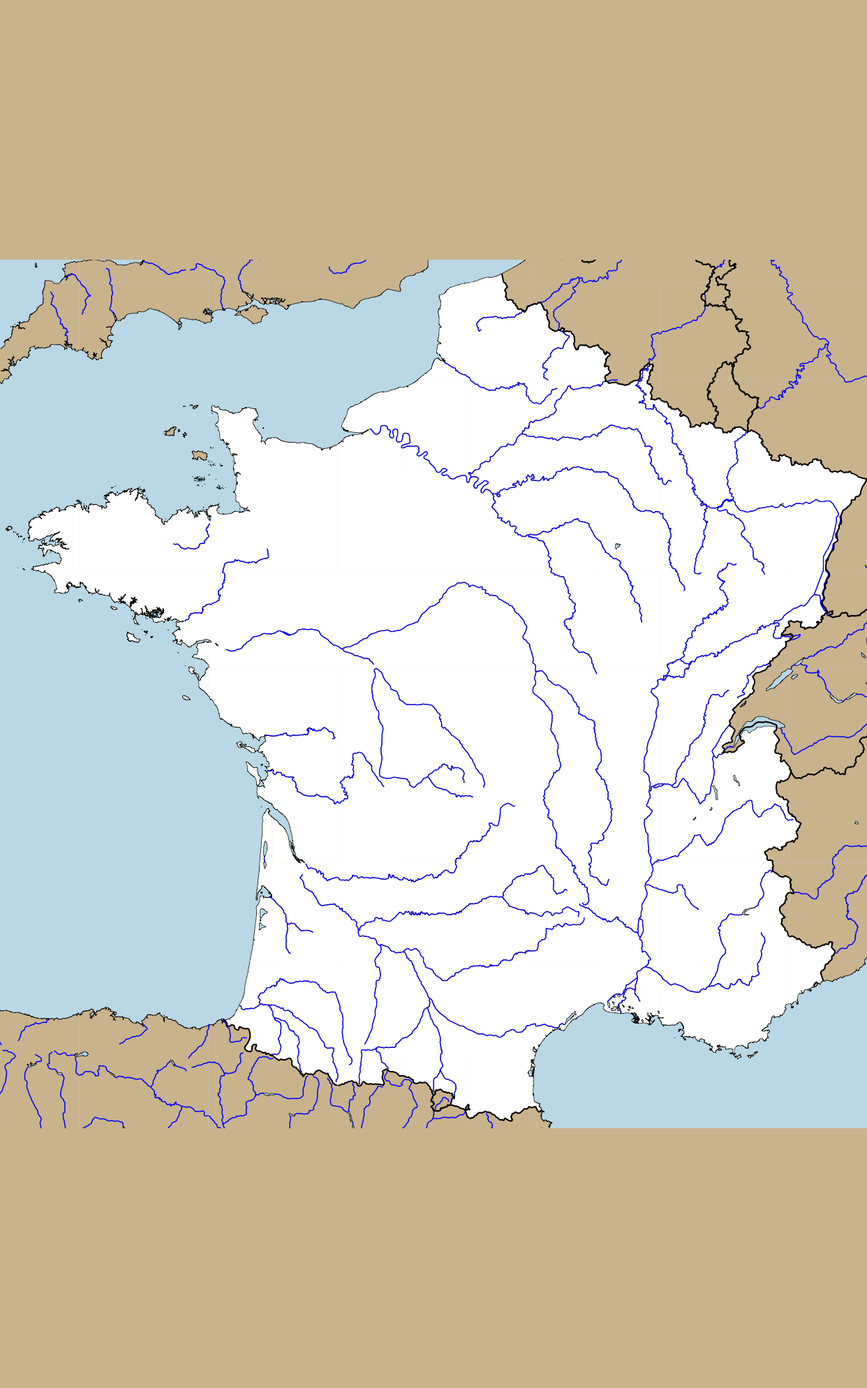
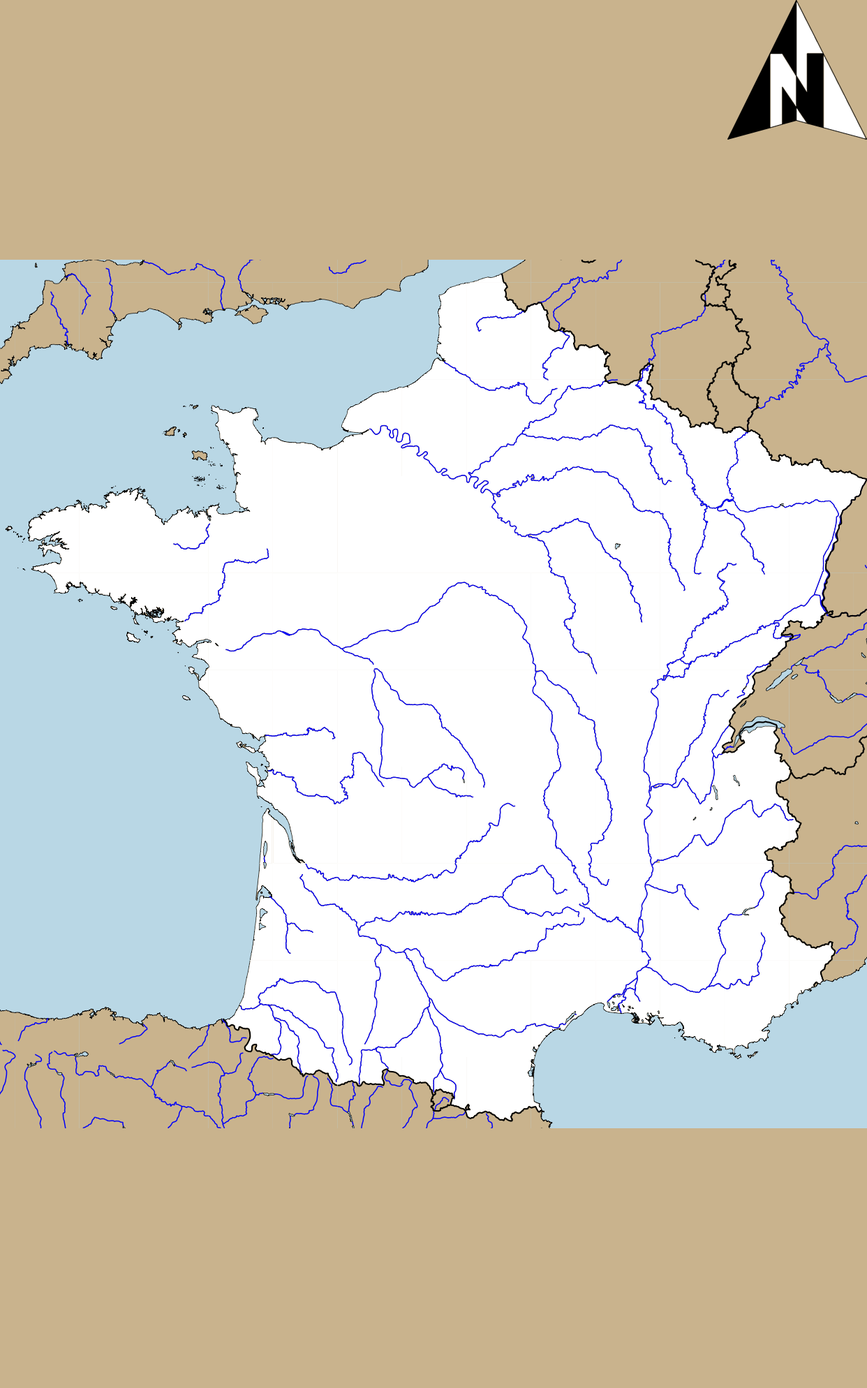
The second 867 x 1388 image is a revision of the first. Changes to its layers:
added layer "Слой 2" above "Слой 1" over [left=727, top=0, right=867, bottom=140]
